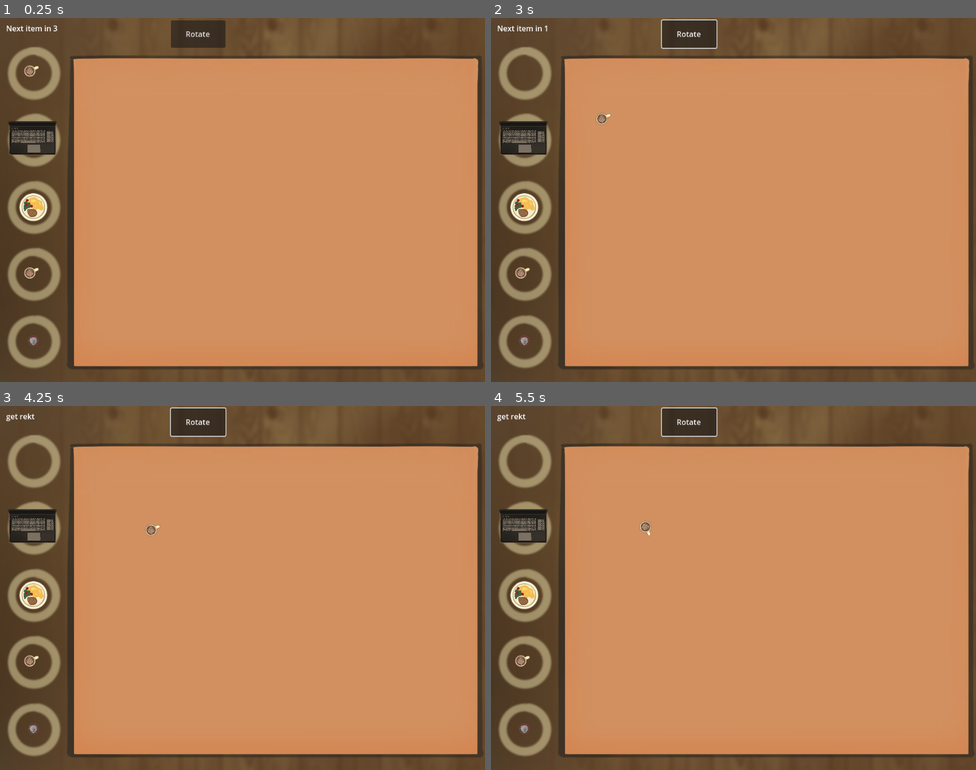
Above: before the commit, frames 1-4 (two rows, left to right).
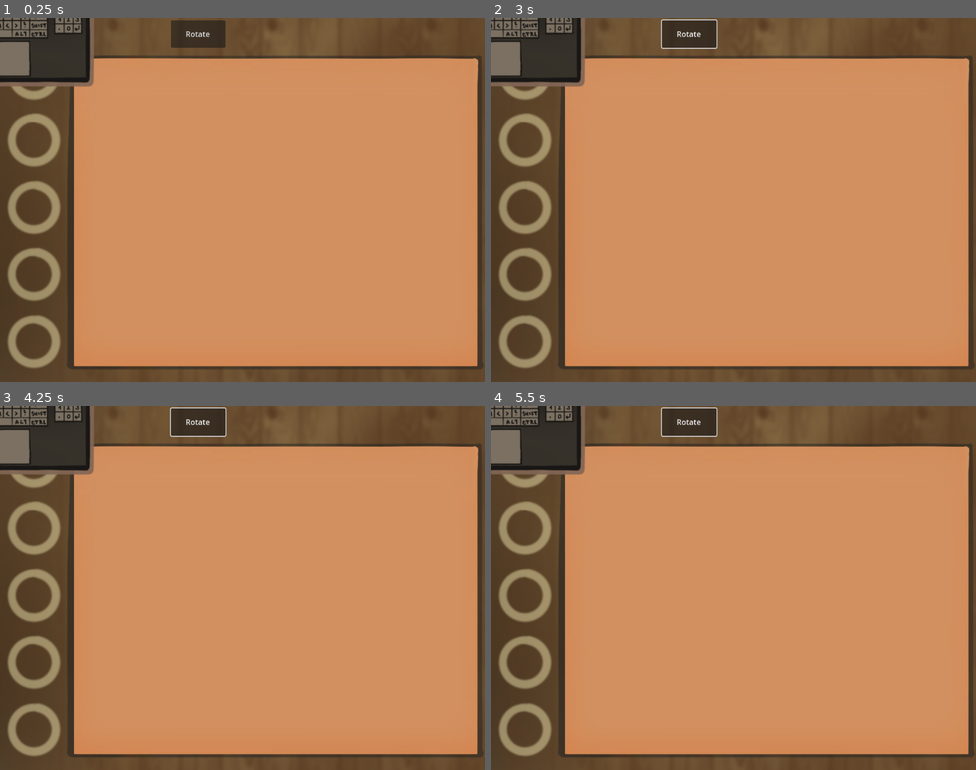
Above: after the commit, the same moments.

Repository: Nekaque/GJTraining
Game: Godot game, scene res://scenes/main.tscn
Same seed, same stepped clock (60 frames per second), same inputs: the game is played once before the commit and once after it.
Inputs (mouse positions are in pixels of both pictures, inside the frame that each line leads up to):
- Up to frame 1 (0.25 s): no input
- Up to frame 2 (3 s): click "Rotate" at 0.5 s; click "Rotate" at 1.25 s; click "Rotate" at 2 s; tap Enter at 2.75 s; drag from (524, 72) to (767, 210) at 2.77 s
- Up to frame 3 (4.25 s): tap Space at 3.5 s; drag from (33, 526) to (276, 598) at 3.52 s
- Up to frame 4 (5.5 s): tap Enter at 4.25 s; move the mouse to (524, 595) at 4.27 s; hold R (rotate) 4.28-5 s; click (524, 595) at 4.55 s; tap Space at 5 s; drag from (524, 660) to (646, 529) at 5.02 s

The runs differ from the first frame. In frame 1, 4.8% of the frame differs, in the area x 0-20%, y 0-90%; in frame 2, 4.8%, in the area x 0-25%, y 0-90%; in frame 3, 4.8%; in frame 4, 4.8%.
Error after the commit: Invalid assignment of property or key 'scale' with value of type 'float' on a base object of type 'Transform2D'. (res://scripts/item.gd:38)

Commit message:
rotations fixed

Diff:
--- a/scenes/item.tscn
+++ b/scenes/item.tscn
@@ -13,9 +13,8 @@
 script = ExtResource("1_s8enn")
 
 [node name="Sprite" type="AnimatedSprite2D" parent="."]
-scale = Vector2(0.25, 0.25)
 sprite_frames = ExtResource("1_4gq7n")
-animation = &"book"
+animation = &"pc"
 
 [node name="Col" type="CollisionShape2D" parent="."]
 position = Vector2(1, 3)
--- a/scripts/item.gd
+++ b/scripts/item.gd
@@ -31,7 +31,11 @@
 func start_animation():
 	sprite.play()
 
+func picked():
+	$Sprite.transform.scale = 1
+
 func setup(i, num):
+	$Sprite.transform.scale = 0.25
 	$Sprite.animation = animations[num]
 	position = Vector2(70, i*142 + 112)
 	init_pos = position
--- a/scripts/main.gd
+++ b/scripts/main.gd
@@ -8,7 +8,7 @@
 var occupied = null
 var collided = 0
 var rest = 0
-var time = 3
+var time = 5
 var end = false
 var max_type = 4
 @onready var timer = $Timer
@@ -44,9 +44,11 @@
 				for it in items:
 					if it.mouse_in and it.movable:
 						dragging = it
+						dragging.scale = 1
 			elif dragging:
 				if Coll.collisions >= 1 or !dragging.on_table:
 					dragging.position = dragging.init_pos
+					dragging.scale = 0.25
 				else:
 					dragging.init_pos = dragging.position
 					if (dragging.from >= 0):
